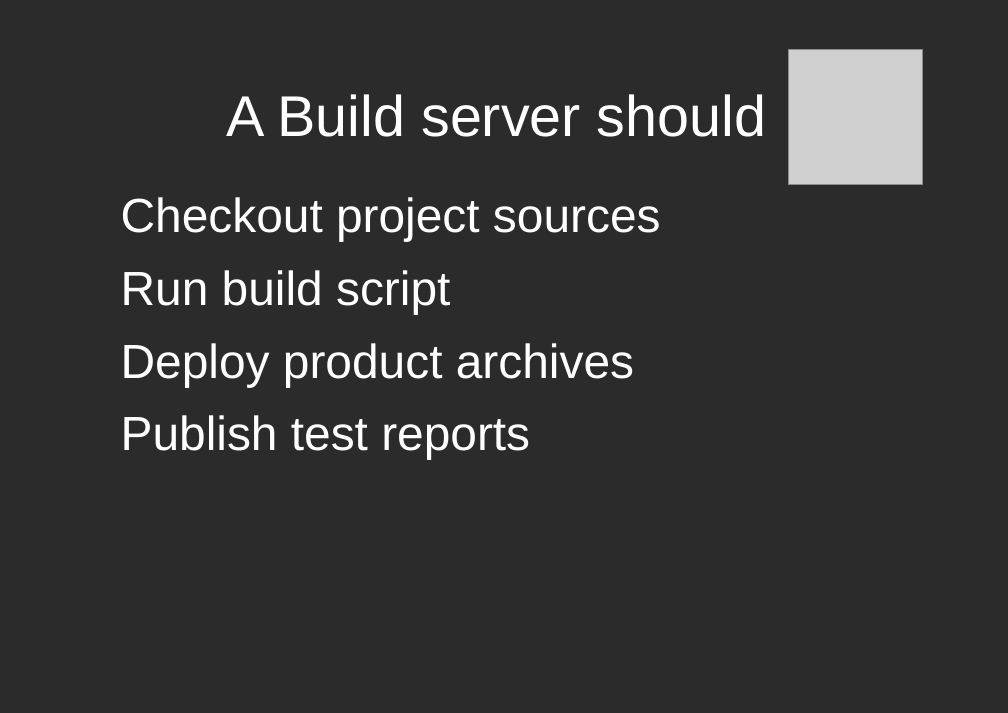
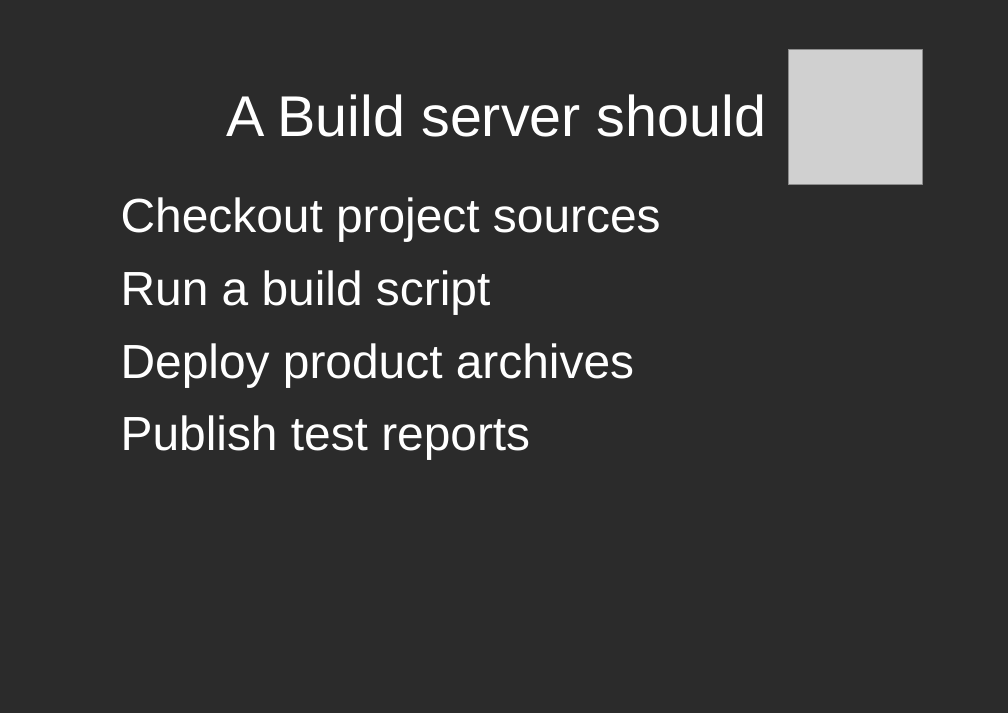
Before and after one commit to dodikk/iOS-articles, a slide deck: slide 4 of 3-iContiniousIntegration/ciPresentation.odp. Drawn at 1008x713 pixels with LibreOffice and Linux fonts; fonts in the diff are those of the drawing; grey boxes stand for pictures; background and template pictures are left out; a plain dark background stands for a picture behind light text. Boxes give left, top, right and bottom in pixels: in the first picture for what was removed or moved away, otherwise in the second. Text is boxed around its words. In the diff, an @@ line names an element or a change of style, - is before the commit and + after.

```diff
--- a/3-iContiniousIntegration/ciPresentation.odp
+++ b/3-iContiniousIntegration/ciPresentation.odp
@@ text at [121,270,490,314]: text changed @@
-Run build script
+Run a build script
```
Also in this commit, not shown: 5 other slides changed, 7 slides added, 3 other files.
